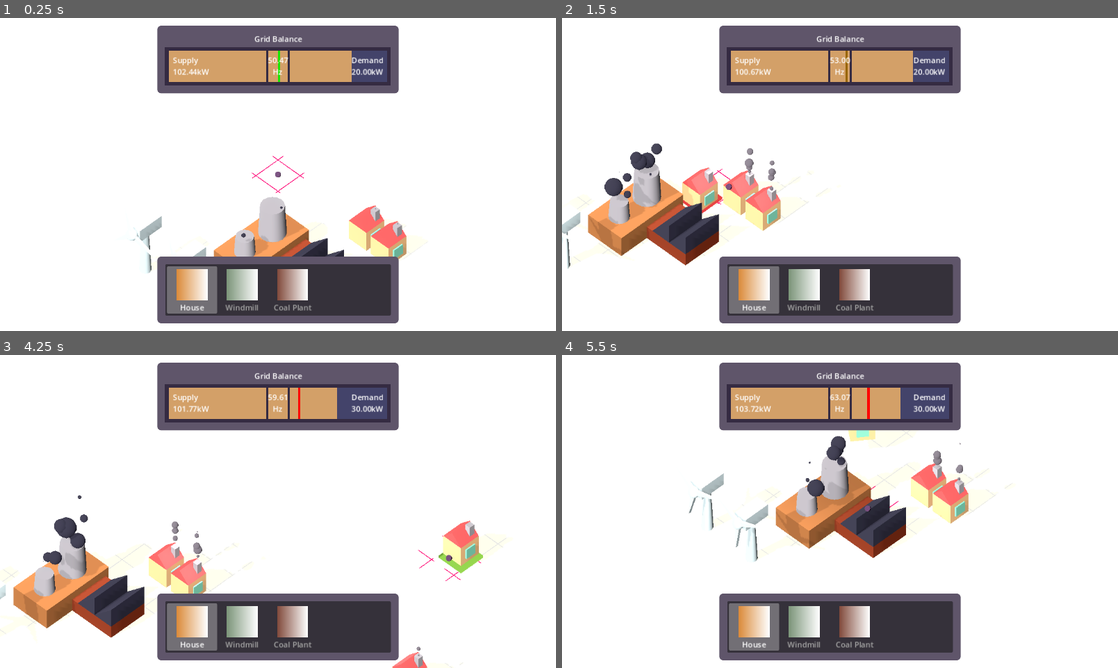
Above: before the commit, frames 1-4 (two rows, left to right).
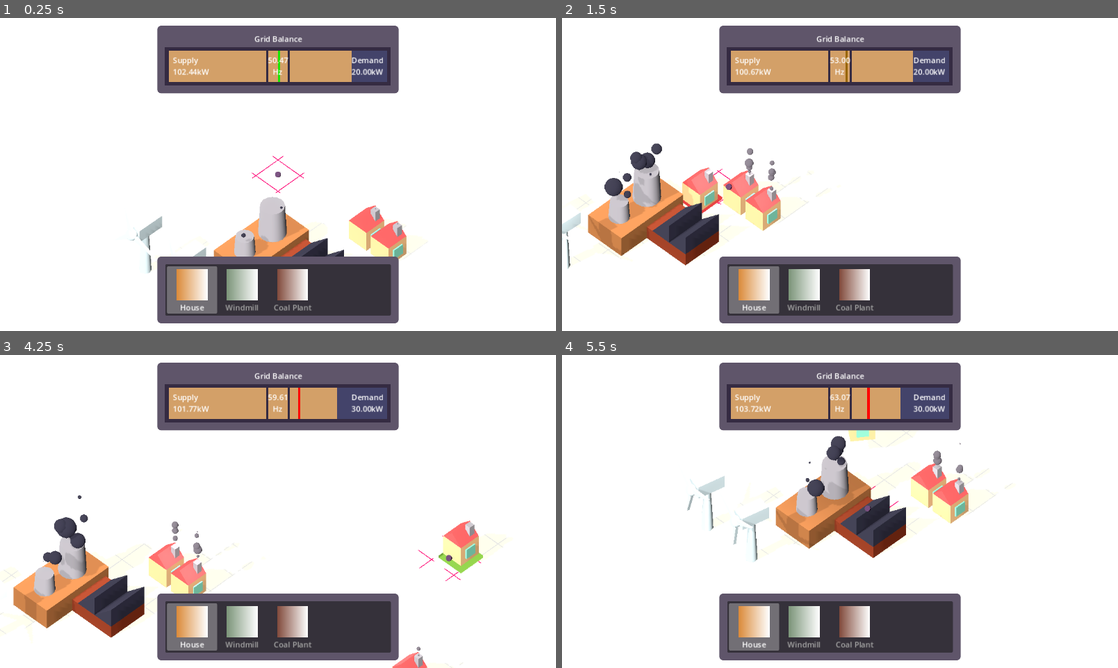
Above: after the commit, the same moments.

Repository: Vandebron/vandebron_game
Game: Godot game, scene res://world/main.tscn
The game is run twice, just before and just after one commit, with the same random seed, the same clock (stepped at 60 frames per second) and the same inputs.
Inputs (mouse positions are in pixels of both pictures, inside the frame that each line leads up to):
- Up to frame 1 (0.25 s): no input
- Up to frame 2 (1.5 s): tap Enter at 0.5 s; move the mouse to (962, 158) at 0.52 s; hold D (move_right) 0.53-1.28 s; click (962, 158) at 0.6 s; move the mouse to (728, 190) at 1.27 s; hold S (move_down) from 1.28 s (still down); tap Space (build_initiate) at 1.35 s
- Up to frame 3 (4.25 s): move the mouse to (333, 442) at 2.02 s; release S (move_down) at 2.03 s; hold D (move_right) 2.03-2.78 s; hold Tab (show_info) 2.03-2.78 s; move the mouse to (250, 574) at 2.77 s; hold W (move_up) 2.78-3.53 s; click (250, 574) at 2.85 s; move the mouse to (444, 558) at 3.52 s; hold A (move_left) from 3.53 s (still down); tap Space (build_initiate) at 3.6 s
- Up to frame 4 (5.5 s): move the mouse to (673, 464) at 4.27 s; tap Tab (show_info) at 4.35 s; move the mouse to (867, 511) at 5.02 s; release A (move_left) at 5.03 s; hold S (move_down) from 5.03 s (still down); click (867, 511) at 5.1 s

The runs differ from the first frame. In frame 1, less than 0.1% of the frame differs, in the area x 24-37%, y 63-76%; in frame 2, less than 0.1%; in frame 3, less than 0.1%; in frame 4, 0.5%, in the area x 22-44%, y 37-66%.

Commit message:
Make windmills turn based on wind angle
Just for aesthetics

Diff:
--- a/library/weather.gd
+++ b/library/weather.gd
@@ -4,6 +4,7 @@
 const day_night_cycle_ms: int = 30_000 # Cycle of 30 seconds means day=15s, night=15s
 const wind_cycle_ms: int = 30_000 # Dictates how long it takes for weather to repeat
 
+var wind_angle: float = 1.0 # Direction of wind in radians. Cosmetic. does not affect wind power
 var wind: float = 0.5 # Ranges from 0-1
 var sun: float = 0.5 # Ranges from 0-1
 var point_of_day: float = 0.0 # Ranges from 0-1; night is > 0.5
@@ -38,6 +39,8 @@
 	var y: float = Utils.sine_y(x)
 	_target_wind = y
 
+	wind_angle = PI * randf_range(-6.0, 6.0)
+
 
 func is_day() -> bool:
 	return point_of_day <= 0.5
--- a/object/windmill/windmill.gd
+++ b/object/windmill/windmill.gd
@@ -2,6 +2,7 @@
 
 @export var production_variance: float = 0.05
 @export var acceleration: float = 10.0 # Determines how fast windmill adjusts to new wind speeds
+@export var turn_rate: float = 0.01 # Just cosmetic
 
 @onready var variance_timer: Timer = $VarianceTimer
 @onready var model: Model = $Model
@@ -28,6 +29,8 @@
 	current_power = clampf(_speed * active_capability_out, dmol, nominal_power)
 
 	model.animation_player.speed_scale = _speed
+	model.global_rotation.y = lerpf(
+		model.global_rotation.y, Weather.wind_angle, delta * turn_rate * Weather.wind)
 
 	if Input.is_action_pressed("show_info"):
 		show_info()
